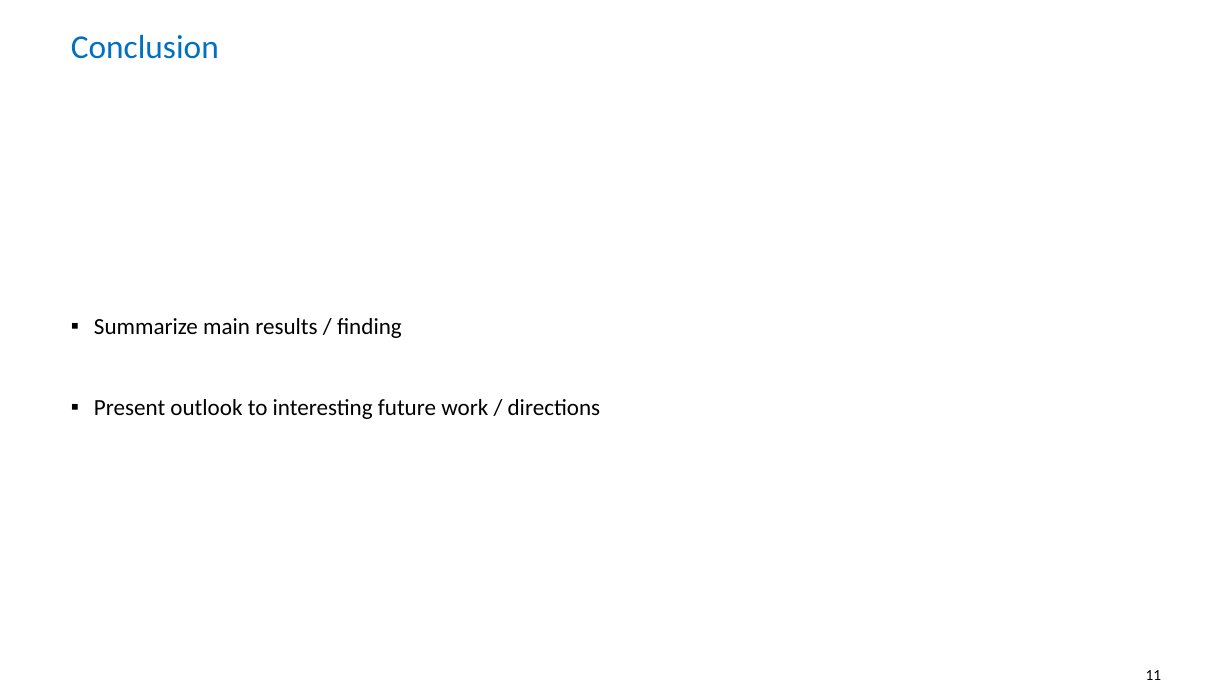
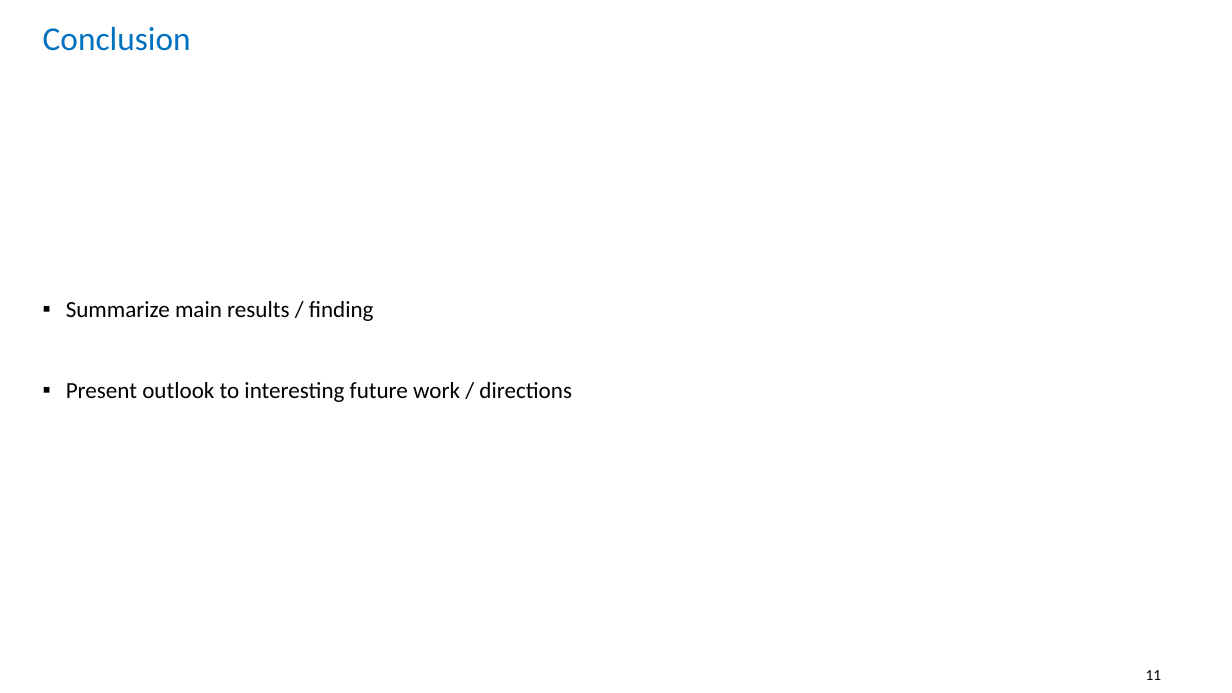
Before and after one commit to nabilfatih/Bayesian-Decision-Theory, a slide deck: slide 11 of talk.pptx. Drawn at 1232x693 pixels with LibreOffice and Linux fonts; fonts in the diff are those of the drawing. Boxes give left, top, right and bottom in pixels: in the first picture for what was removed or moved away, otherwise in the second. Text is boxed around its words. In the diff, an @@ line names an element or a change of style, - is before the commit and + after.

```diff
--- a/talk.pptx
+++ b/talk.pptx
@@ title "Conclusion" moved from (x1=71, y1=35, x2=219, y2=59) to (x1=43, y1=27, x2=191, y2=51) @@
@@ text "Summarize main results / finding" moved from (x1=94, y1=318, x2=601, y2=419) to (x1=66, y1=301, x2=572, y2=402) @@
```
Also in this commit, not shown: 5 other slides changed, 2 slides removed.
